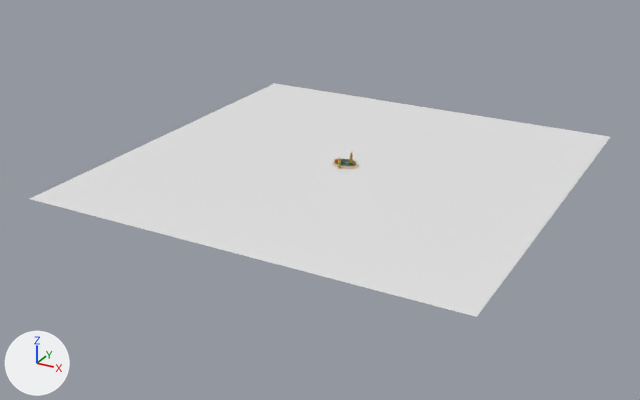
An edit to the Blender file stadium.blend, drawn before and after from the same camera.
Both versions are drawn from a 50 mm camera at (50.6, -99.1, 43.6) aimed at (-1.9, -3.6, -4.1). Every picture has the same lights, and +X, +Y and +Z are marked at lower left.
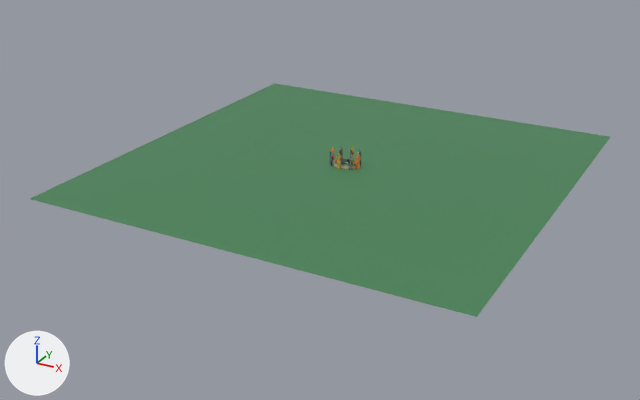
What differs and where, as boxes [x1, y1, x2, y2] in the pictures (640 x 400 px):
'Griffyndor.001', added: after [337, 152, 341, 169]
'Griffyndor', added: after [356, 154, 360, 169]
'Griffyndor.007', added: after [330, 149, 334, 166]
'Griffyndor.003', added: after [349, 154, 352, 170]
part 1 of me_cube, recoloured (white to green): [30, 83, 610, 317] in both

Edits to the bpy script that builds the scene:
```text
Add mat_material_040:
    mat_material_040 = principled_material('Material.040')
    mat_material_040.base_color = (0.0652, 0.232, 0.0981)  # green #488458
Change me_cube:
    where me_cube.from_pydata(...)  # 132 vertices, 129 faces; spans x -15.9..15.9, y -22.9..22.9, z -1.0..-0.6
    used by ob_cube; location = (0.0, 0.0, 1.0); scale = (1.81, 1.26, 1.0)
    me_cube part 1: all 24 faces that had it switch from no material to mat_material_040 (green #488458)
    add me_cube.materials.append(mat_material_015)  # black #040404
Add ob_griffyndor_003:
    ob_griffyndor_003 = bpy.data.objects.new('Griffyndor.003', me_plane_015)  # 108 vertices, 55 faces; spans x -34.0..44.0, y -1.0..1.9, z -0.4..1.7; in mat_material_038 (picture img_seat_jpeg_009), mat_material_039 (picture img_slytherin_png_001)
    ob_griffyndor_003.location = (1.4, -1.2, 1.3)
    ob_griffyndor_003.rotation_euler = (10.39, 1.571, 0.0)  # degrees (235, 90, 0)
    ob_griffyndor_003.scale = (0.0291, 0.194, 0.194)
Add ob_griffyndor_001:
    ob_griffyndor_001 = bpy.data.objects.new('Griffyndor.001', me_plane_014)  # 108 vertices, 55 faces; spans x -34.0..44.0, y -1.0..1.9, z -0.4..1.7; in mat_material_036 (picture img_seat_jpeg_008), mat_material_037 (picture img_huffle_jpg_002)
    ob_griffyndor_001.location = (-0.2, -1.6, 1.3)
    ob_griffyndor_001.rotation_euler = (4.817, 1.571, 0.0)  # degrees (276, 90, 0)
    ob_griffyndor_001.scale = (0.0291, 0.194, 0.194)
Add ob_griffyndor_007:
    ob_griffyndor_007 = bpy.data.objects.new('Griffyndor.007', me_plane_013)  # 108 vertices, 55 faces; spans x -34.0..44.0, y -1.0..1.9, z -0.4..1.7; in mat_material_034 (picture img_seat_jpeg_007), mat_material_035 (picture img_raven_jpg)
    ob_griffyndor_007.location = (-1.6, -1.0, 1.3)
    ob_griffyndor_007.rotation_euler = (5.316, 1.571, 0.0)  # degrees (305, 90, 0)
    ob_griffyndor_007.scale = (0.0291, 0.194, 0.194)
Add ob_griffyndor:
    ob_griffyndor = bpy.data.objects.new('Griffyndor', me_plane_004)  # 108 vertices, 55 faces; spans x -34.0..44.0, y -1.0..1.9, z -0.4..1.7; in mat_material_001 (picture img_seat_jpeg), mat_material_023 (picture img_griff_jpg)
    ob_griffyndor.location = (2.1, -0.3, 1.3)
    ob_griffyndor.rotation_euler = (3.472, 1.571, 0.0)  # degrees (199, 90, 0)
    ob_griffyndor.scale = (0.0291, 0.194, 0.194)
```
